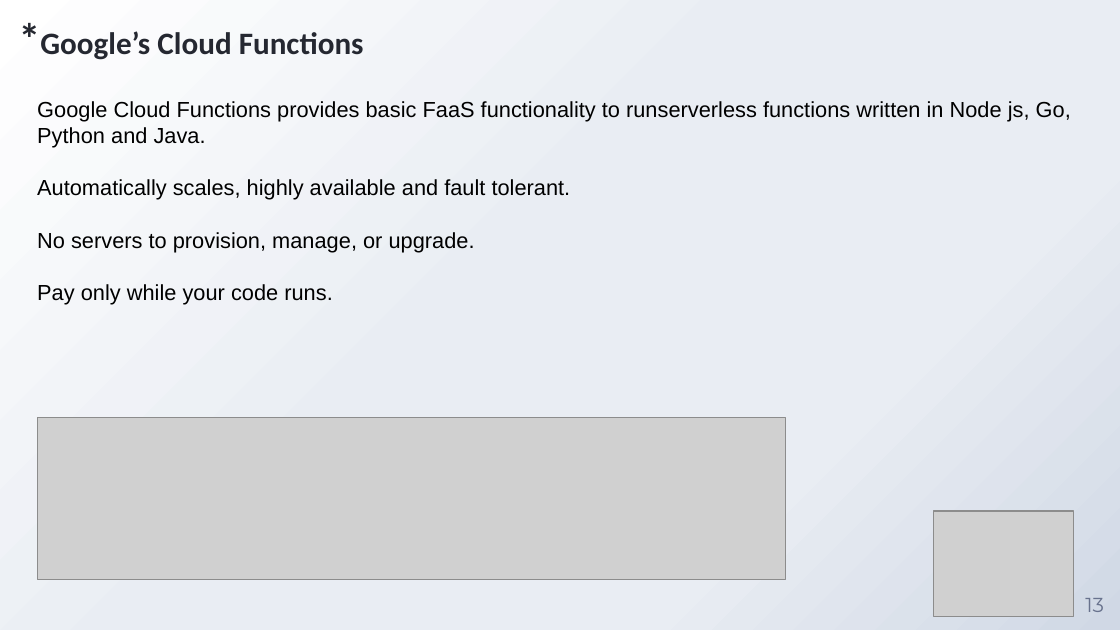
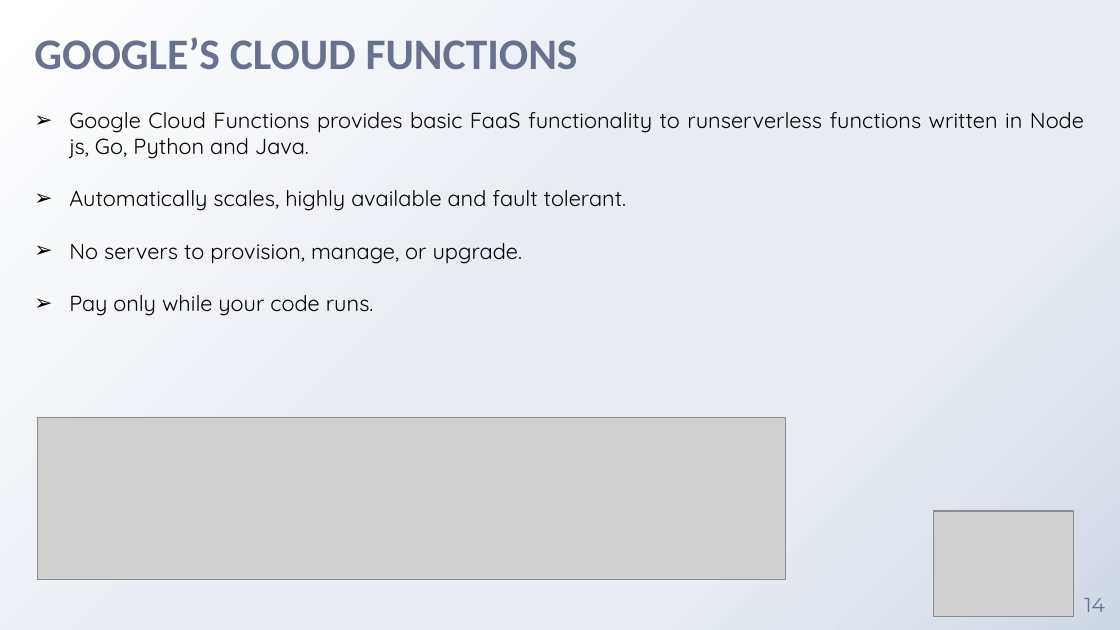
Before and after one commit to chintanBhimani07/unknown, a slide deck: slide 14 of Reports/Seminar-ppt.pptx (slide 13 before the commit). Drawn at 1120x630 pixels with LibreOffice and Linux fonts; fonts in the diff are those of the drawing; grey boxes stand for pictures; background and template pictures are left out. Boxes give left, top, right and bottom in pixels: in the first picture for what was removed or moved away, otherwise in the second. Text is boxed around its words. In the diff, an @@ line names an element or a change of style, - is before the commit and + after.

```diff
--- a/Reports/Seminar-ppt.pptx
+++ b/Reports/Seminar-ppt.pptx
@@ title at [34, 37, 578, 70]: text changed; size 20 to 28 pt; text colour #252831 to #68728D @@
-*Google’s Cloud Functions
+GOOGLE’S CLOUD FUNCTIONS
@@ text "Google Cloud Functions provides basic ...": place and size @@
-text "Google Cloud Functions provides basic ..." at [37, 101, 1071, 305]
+text "Google Cloud Functions provides basic ..." at [69, 112, 1084, 316]
@@ text "Google Cloud Functions provides basic ..." at [69, 112, 1084, 316]: font Arial to Quicksand; alignment left to justified; bullet none to ➢ @@
@@ page number at [1084, 598, 1105, 612]: text changed @@
-13
+14
```
Also in this commit, not shown: 17 other slides changed, 1 slide added, 31 other files.
